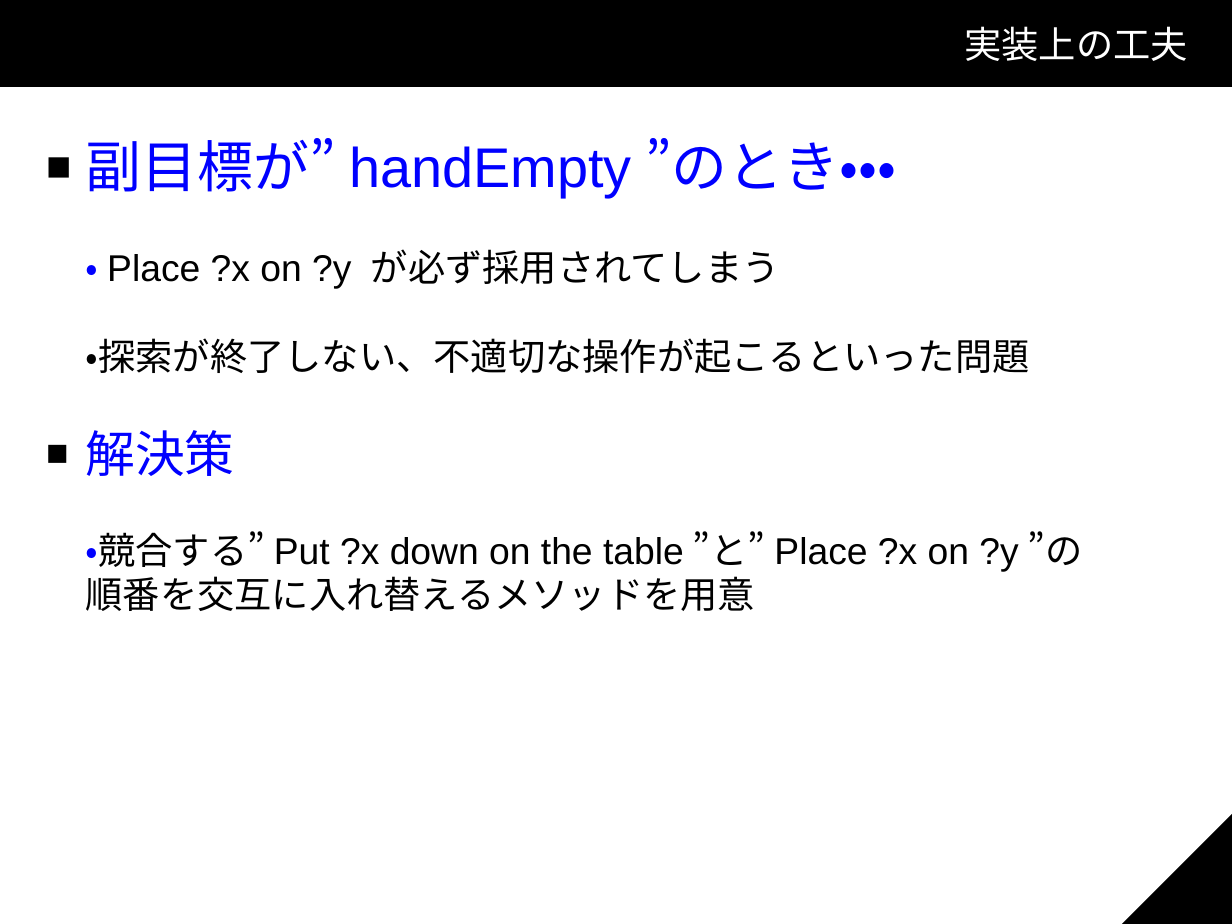
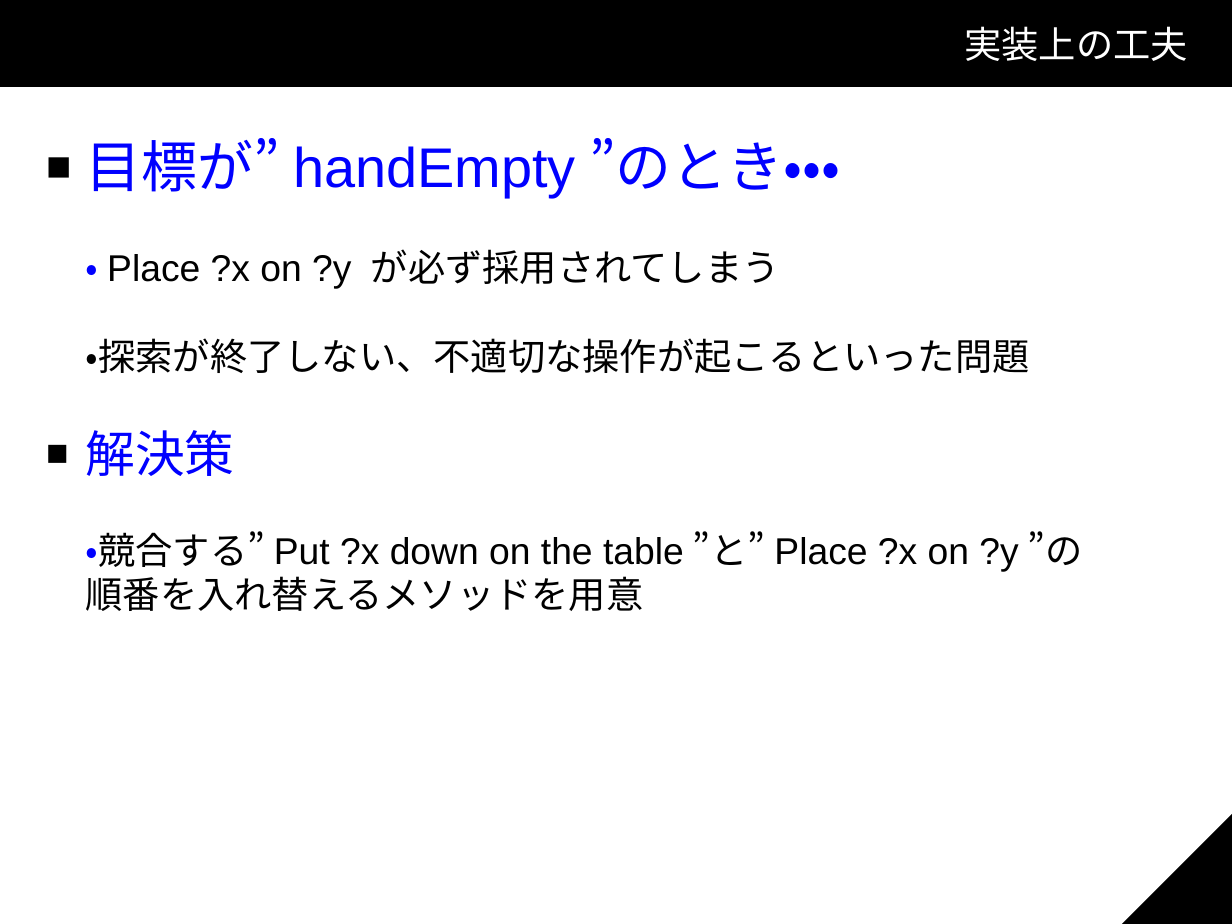
Before and after one commit to KP-3/Presentation, a slide deck: slide 7 of スライド.odp. Drawn at 1232x924 pixels with LibreOffice and Linux fonts; fonts in the diff are those of the drawing; background and template pictures are left out. Boxes give left, top, right and bottom in pixels: in the first picture for what was removed or moved away, otherwise in the second. Text is boxed around its words. In the diff, an @@ line names an element or a change of style, - is before the commit and + after.

```diff
--- a/スライド.odp
+++ b/スライド.odp
@@ text at (86, 138, 840, 197): text changed @@
-■ 副目標が”handEmpty”のとき・・・
+■ 目標が”handEmpty”のとき・・・
@@ text at (86, 576, 644, 611): text changed @@
-順番を交互に入れ替えるメソッドを用意
+順番を入れ替えるメソッドを用意
```
Also in this commit, not shown: 1 other file.
